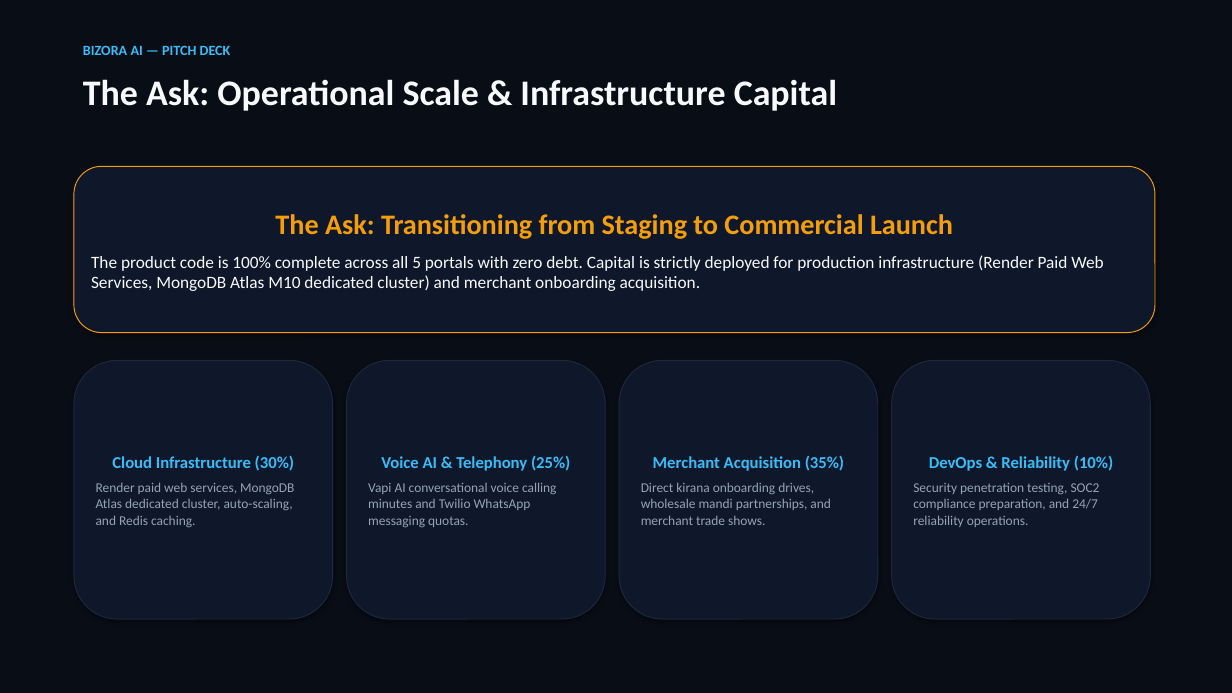
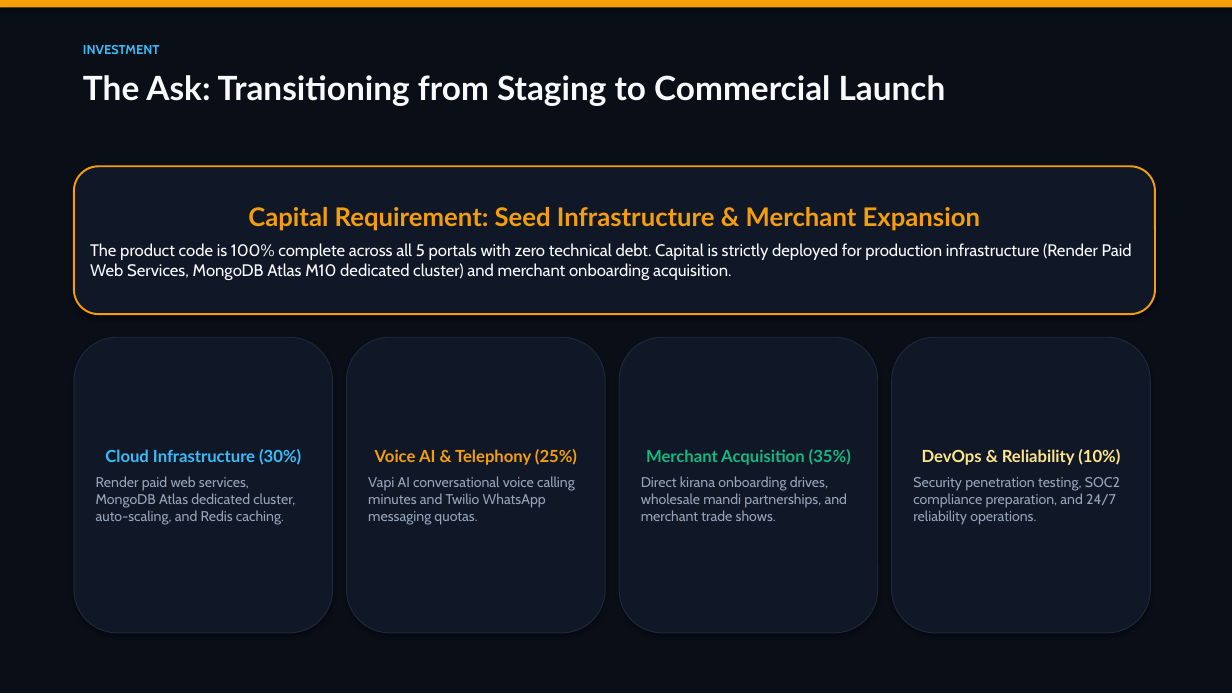
Before and after one commit to omkhade75/project-h, a slide deck: slide 8 of Bizora_Judges_Pitch_Deck.pptx (slide 7 before the commit). Drawn at 1232x693 pixels with LibreOffice and Linux fonts; fonts in the diff are those of the drawing. Boxes give left, top, right and bottom in pixels: in the first picture for what was removed or moved away, otherwise in the second. Text is boxed around its words. In the diff, an @@ line names an element or a change of style, - is before the commit and + after.

Commit message:
design(decks): re-engineer pitch deck and financial model with high-end executive typography, embedded graphics, and comparison matrix

```diff
--- a/Bizora_Judges_Pitch_Deck.pptx
+++ b/Bizora_Judges_Pitch_Deck.pptx
@@ rectangle at [0,0,1232,693]: fill #090D16 to #0A0E17 @@
@@ rectangle added at [0,0,1232,7], fill #F59E0B @@
@@ text removed at [83,45,231,55] @@
-BIZORA AI — PITCH DECK
@@ text added at [83,45,160,54], 10 pt, text #38BDF8, bold @@
+INVESTMENT
@@ text at [83,75,946,106]: text changed; size 28 to 26 pt; font Calibri to Lato @@
-The Ask: Operational Scale & Infrastructure Capital
+The Ask: Transitioning from Staging to Commercial Launch
@@ rounded rectangle "Capital Requirement: Seed Infrastructure & ...": place and size @@
-rounded rectangle "Capital Requirement: Seed Infrastructure & ..." at [74,166,1155,333]
+rounded rectangle "Capital Requirement: Seed Infrastructure & ..." at [74,166,1155,314]
@@ rounded rectangle "Capital Requirement: Seed Infrastructure & ..." at [74,166,1155,314]: fill #0F172A to #101828; outline #F59E0B 0.75 pt to #F59E0B 1.5 pt @@
@@ text in rounded rectangle at [90,207,1132,280]: text changed; size 13.5 to 13 pt; font Calibri to Cabin @@
-The Ask: Transitioning from Staging to Commercial Launch
-The product code is 100% complete across all 5 portals with zero debt. Capital is strictly deployed for production infrastructure (Render Paid Web Services, MongoDB Atlas M10 dedicated cluster) and merchant onboarding acquisition.
+Capital Requirement: Seed Infrastructure & Merchant Expansion
+The product code is 100% complete across all 5 portals with zero technical debt. Capital is strictly deployed for production infrastructure (Render Paid Web Services, MongoDB Atlas M10 dedicated cluster) and merchant onboarding acquisition.
@@ rounded rectangle "Cloud Infrastructure (30%)": place and size @@
-rounded rectangle "Cloud Infrastructure (30%)" at [74,360,333,619]
+rounded rectangle "Cloud Infrastructure (30%)" at [74,337,333,633]
@@ rounded rectangle "Cloud Infrastructure (30%)" at [74,337,333,633]: font Calibri to Lato in "Cloud Infrastructure (30%)"; size 10.5 to 11 pt, font Calibri to Cabin in "Render paid web services, MongoDB Atlas dedicated ..."; fill #0F172A to #101828 @@
@@ rounded rectangle "Voice AI & Telephony (25%)": place and size @@
-rounded rectangle "Voice AI & Telephony (25%)" at [347,360,605,619]
+rounded rectangle "Voice AI & Telephony (25%)" at [347,337,605,633]
@@ rounded rectangle "Voice AI & Telephony (25%)" at [347,337,605,633]: font Calibri to Lato, text colour #38BDF8 to #F59E0B in "Voice AI & Telephony (25%)"; size 10.5 to 11 pt, font Calibri to Cabin in "Vapi AI conversational voice calling minutes and ..."; fill #0F172A to #101828 @@
@@ rounded rectangle "Merchant Acquisition (35%)": place and size @@
-rounded rectangle "Merchant Acquisition (35%)" at [619,360,878,619]
+rounded rectangle "Merchant Acquisition (35%)" at [619,337,878,633]
@@ rounded rectangle "Merchant Acquisition (35%)" at [619,337,878,633]: font Calibri to Lato, text colour #38BDF8 to #10B981 in "Merchant Acquisition (35%)"; size 10.5 to 11 pt, font Calibri to Cabin in "Direct kirana onboarding drives, wholesale mandi partnership ..."; fill #0F172A to #101828 @@
@@ rounded rectangle "DevOps & Reliability (10%)": place and size @@
-rounded rectangle "DevOps & Reliability (10%)" at [892,360,1151,619]
+rounded rectangle "DevOps & Reliability (10%)" at [892,337,1151,633]
@@ rounded rectangle "DevOps & Reliability (10%)" at [892,337,1151,633]: font Calibri to Lato, text colour #38BDF8 to #FDE68A in "DevOps & Reliability (10%)"; size 10.5 to 11 pt, font Calibri to Cabin in "Security penetration testing, SOC2 compliance preparation, a ..."; fill #0F172A to #101828 @@
```
Also in this commit, not shown: 3 other slides changed, 5 slides added, 3 slides removed, 1 other file.
